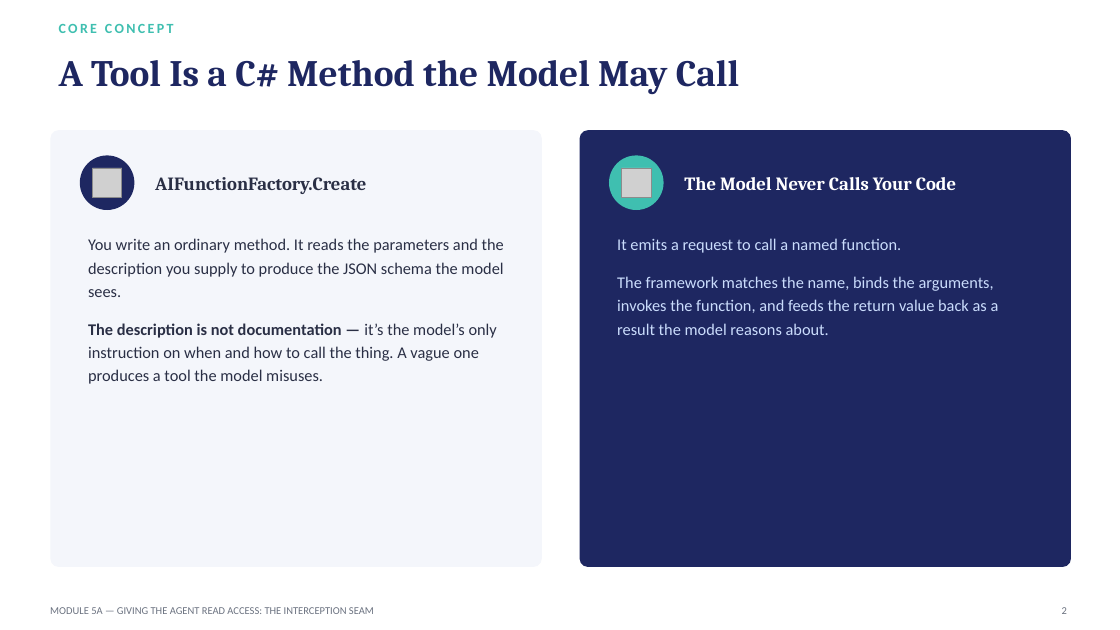
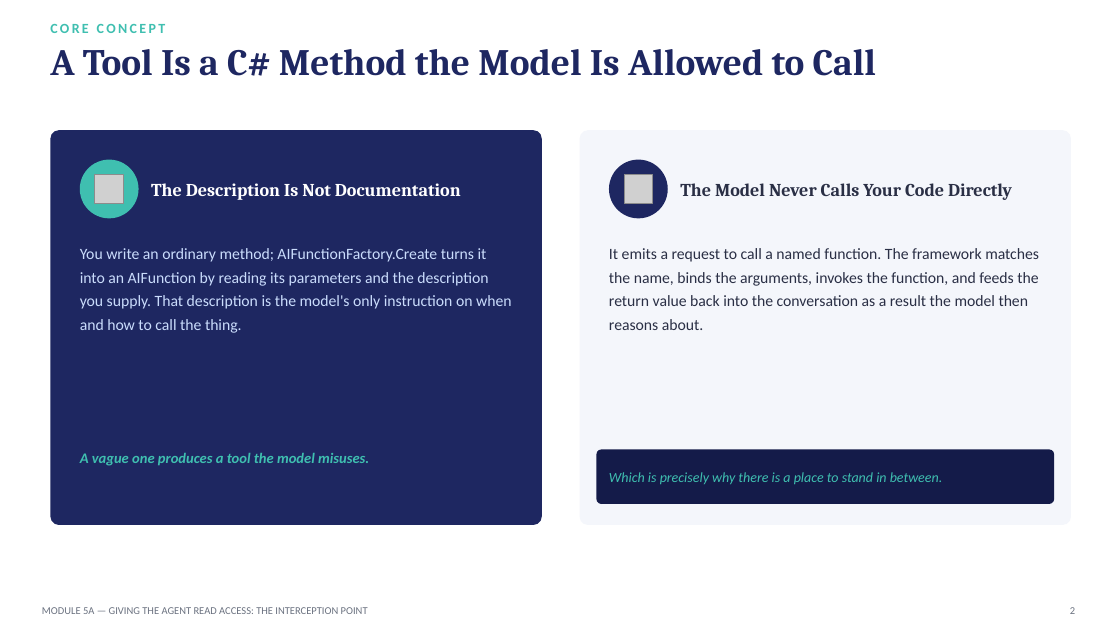
Before and after one commit to SeattleDiver/MAF-MiniCode, a slide deck: slide 2 of Projects/Module05a-TheInterceptionSeam/Module05a - Giving the Agent Read Access - The Interception Seam.pptx. Drawn at 1120x630 pixels with LibreOffice and Linux fonts; fonts in the diff are those of the drawing; grey boxes stand for pictures. Boxes give left, top, right and bottom in pixels: in the first picture for what was removed or moved away, otherwise in the second. Text is boxed around its words. In the diff, an @@ line names an element or a change of style, - is before the commit and + after.

```diff
--- a/Projects/Module05a-TheInterceptionSeam/Module05a - Giving the Agent Read Access - The Interception Seam.pptx
+++ b/Projects/Module05a-TheInterceptionSeam/Module05a - Giving the Agent Read Access - The Interception Seam.pptx
@@ text "CORE CONCEPT": place and size @@
-text "CORE CONCEPT" at (59, 24, 174, 33)
+text "CORE CONCEPT" at (50, 24, 166, 33)
@@ text at (50, 49, 876, 76): text changed @@
-A Tool Is a C# Method the Model May Call
+A Tool Is a C# Method the Model Is Allowed to Call
@@ text "A Tool Is a C# ..." at (50, 49, 876, 76): vertical alignment middle to top @@
@@ rounded rectangle: place and size @@
-rounded rectangle at (50, 130, 542, 567)
+rounded rectangle at (50, 130, 542, 525)
@@ rounded rectangle at (50, 130, 542, 525): fill #F4F6FB to #1E2761; proportions changed @@
@@ rounded rectangle: place and size @@
-rounded rectangle at (580, 130, 1071, 567)
+rounded rectangle at (580, 130, 1071, 525)
@@ rounded rectangle at (580, 130, 1071, 525): fill #1E2761 to #F4F6FB; proportions changed @@
@@ ellipse: place and size @@
-ellipse at (80, 155, 134, 210)
+ellipse at (80, 160, 139, 218)
@@ ellipse at (80, 160, 139, 218): fill #1E2761 to #3FBFB0 @@
@@ picture: place and size @@
-picture at (92, 168, 122, 197)
+picture at (95, 175, 124, 203)
@@ text removed at (155, 177, 366, 194) @@
-AIFunctionFactory.Create
@@ ellipse: place and size @@
-ellipse at (609, 155, 664, 210)
+ellipse at (609, 160, 668, 218)
@@ ellipse at (609, 160, 668, 218): fill #3FBFB0 to #1E2761 @@
@@ picture: place and size @@
-picture at (622, 168, 651, 197)
+picture at (624, 175, 653, 203)
@@ text added at (151, 183, 461, 200), 15.5 pt, text #FFFFFF, bold @@
+The Description Is Not Documentation
@@ text at (680, 183, 1012, 200): text changed; size 16 to 15.5 pt; text colour #FFFFFF to #2A2F45 @@
-The Model Never Calls Your Code
+The Model Never Calls Your Code Directly
@@ text at (80, 248, 512, 333): text changed; size 14 to 13.5 pt; text colour #2A2F45 to #CADCFC @@
-You write an ordinary method. It reads the parameters and the description you supply to produce the JSON schema the model sees.
-The description is not documentation — it’s the model’s only instruction on when and how to call the thing. A vague one produces a tool the model misuses.
+You write an ordinary method; AIFunctionFactory.Create turns it into an AIFunction by reading its parameters and the description you supply. That description is the model's only instruction on when and how to call the thing.
@@ text at (609, 248, 1039, 330): text changed; size 14 to 13.5 pt; text colour #CADCFC to #2A2F45 @@
-It emits a request to call a named function.
-The framework matches the name, binds the arguments, invokes the function, and feeds the return value back as a result the model reasons about.
+It emits a request to call a named function. The framework matches the name, binds the arguments, invokes the function, and feeds the return value back into the conversation as a result the model then reasons about.
@@ text added at (80, 453, 369, 466), 12.5 pt, text #3FBFB0, bold, italic @@
+A vague one produces a tool the model misuses.
@@ rounded rectangle added at (597, 450, 1054, 504), fill #141B49 @@
@@ text added at (609, 472, 943, 485), 12 pt, text #3FBFB0, italic @@
+Which is precisely why there is a place to stand in between.
@@ text "2": place and size @@
-text "2" at (1062, 607, 1067, 614)
+text "2" at (1070, 607, 1075, 614)
@@ text at (42, 607, 368, 614): text changed @@
-MODULE 5A — GIVING THE AGENT READ ACCESS: THE INTERCEPTION SEAM
+MODULE 5A — GIVING THE AGENT READ ACCESS: THE INTERCEPTION POINT
```
Also in this commit, not shown: 5 other slides changed, 2 slides added, 2 slides removed, 26 other files.
